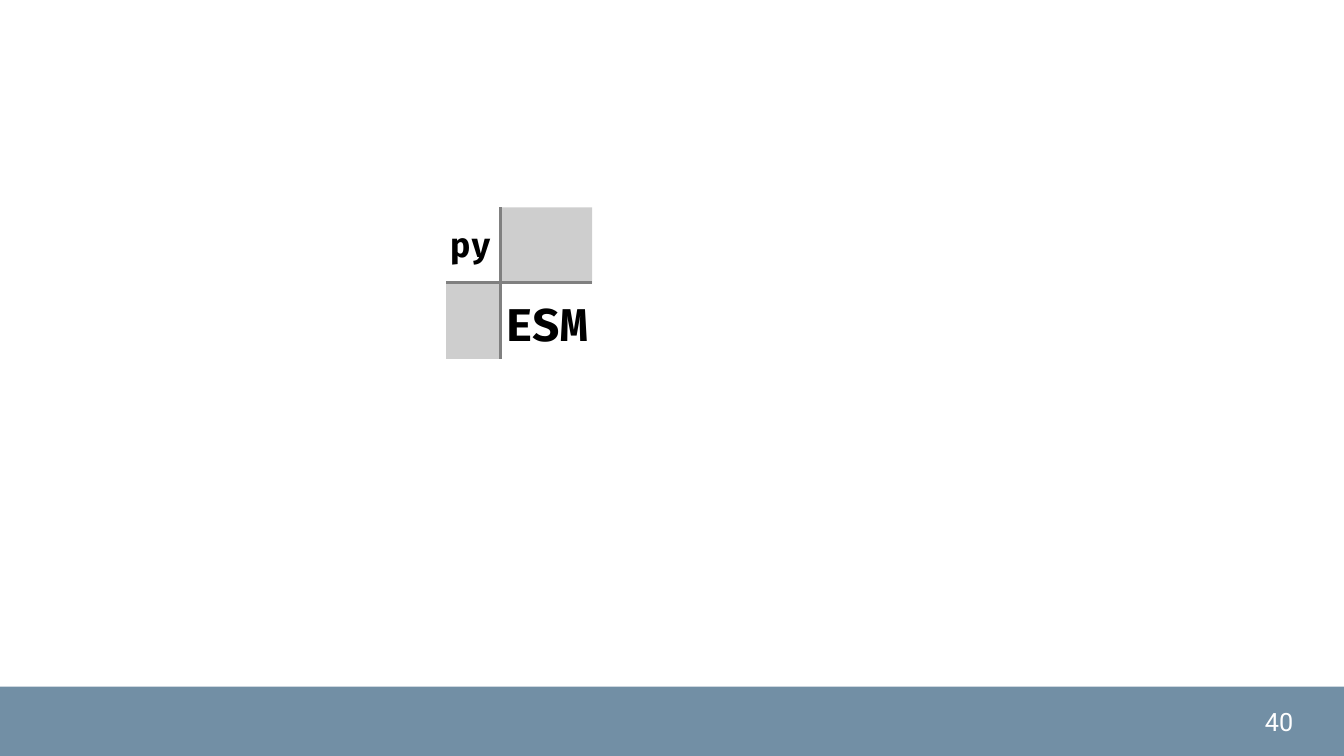
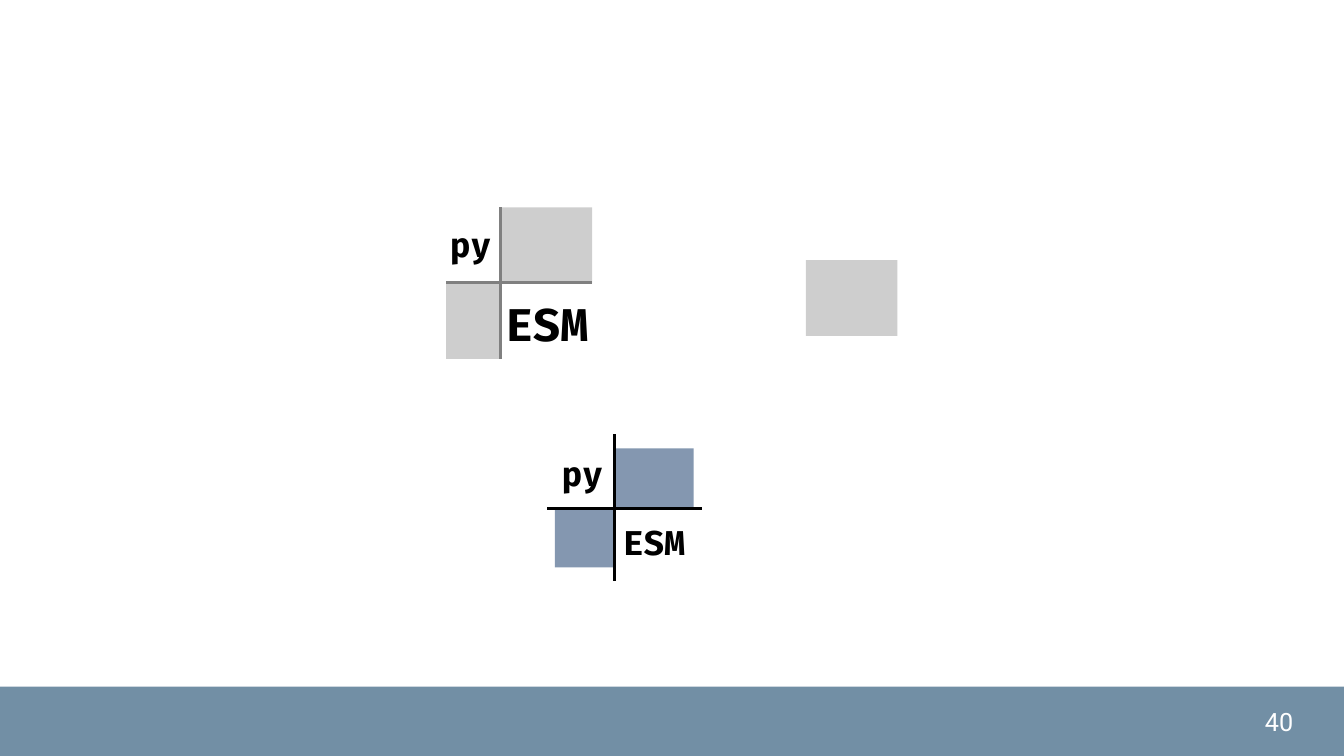
Before and after one commit to pyESM-project/pyesm, a slide deck: slide 40 of doc/pyesm.pptx. Drawn at 1344x756 pixels with LibreOffice and Linux fonts; fonts in the diff are those of the drawing; background and template pictures are left out. Boxes give left, top, right and bottom in pixels: in the first picture for what was removed or moved away, otherwise in the second. Text is boxed around its words. In the diff, an @@ line names an element or a change of style, - is before the commit and + after.

Commit message:
Minor style changes and docstring improvements. Changes in pyesm.pptx file.

```diff
--- a/doc/pyesm.pptx
+++ b/doc/pyesm.pptx
@@ rectangle added at bbox=[807, 260, 898, 336], fill #0D0D0D at 20% opacity @@
@@ group added at bbox=[547, 435, 702, 582]: 2 texts, 2 rectangles, 2 lines @@
+ESM
+py
```
Also in this commit, not shown: 3 other files.
